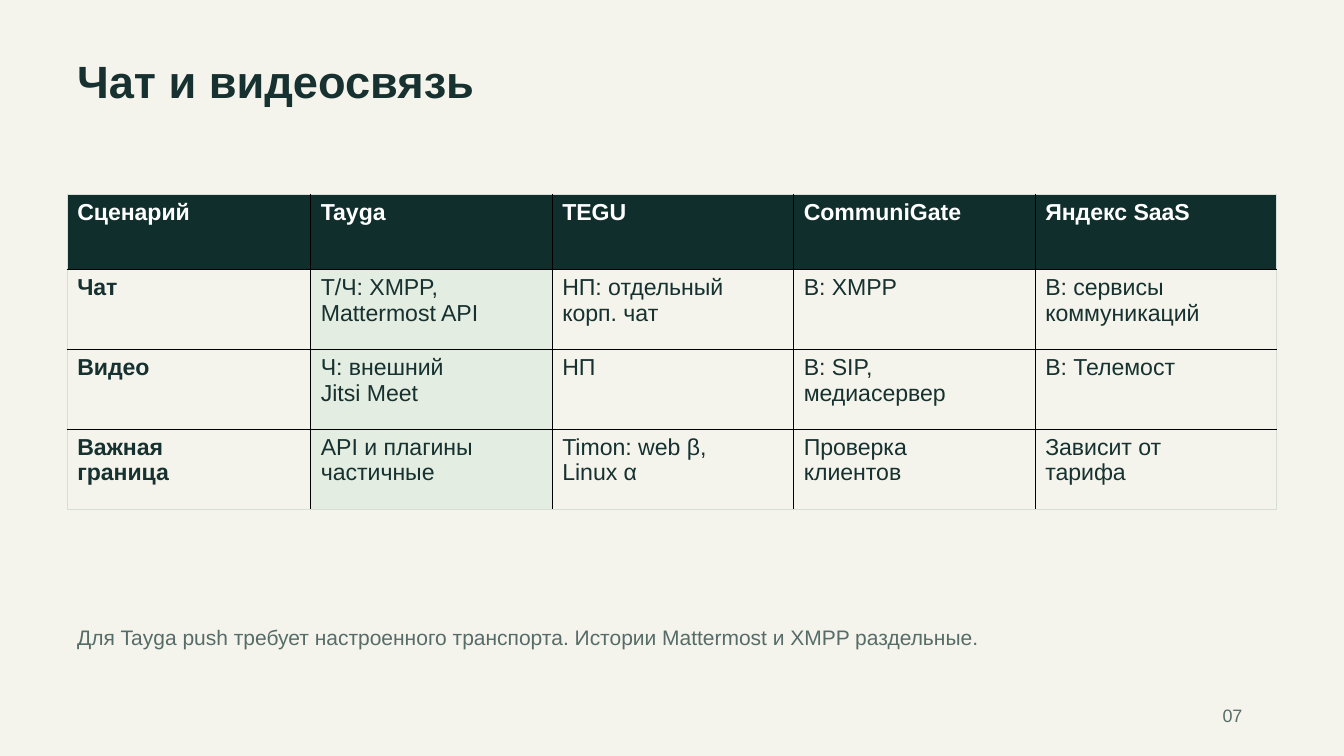
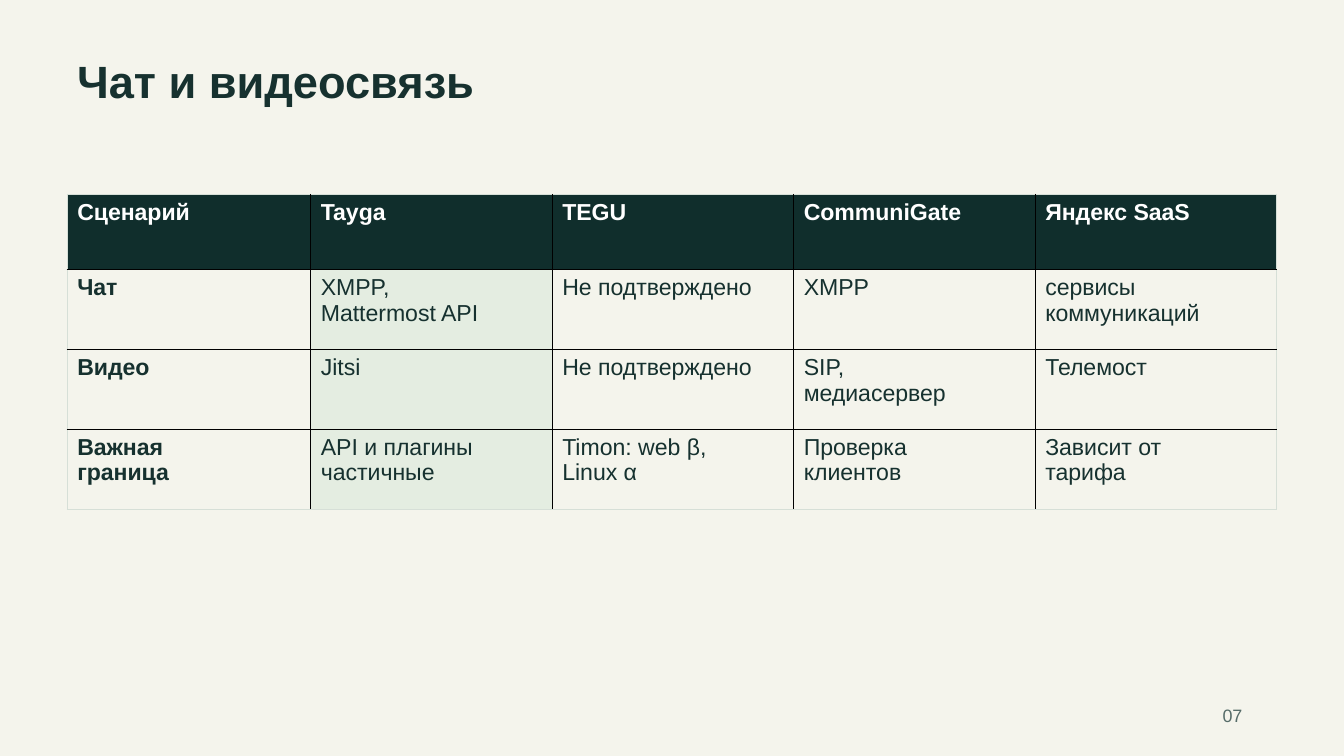
Before and after one commit to rkislov/tayga-mail-server, a slide deck: slide 7 of docs/presentations/tayga-competitors-2026-11-19.pptx. Drawn at 1344x756 pixels with LibreOffice and Linux fonts; fonts in the diff are those of the drawing. Boxes give left, top, right and bottom in pixels: in the first picture for what was removed or moved away, otherwise in the second. Text is boxed around its words. In the diff, an @@ line names an element or a change of style, - is before the commit and + after.

```diff
--- a/docs/presentations/tayga-competitors-2026-11-19.pptx
+++ b/docs/presentations/tayga-competitors-2026-11-19.pptx
@@ table at box(68, 195, 1279, 590) @@
-row 2: Чат | Т/Ч: XMPP, / Mattermost API | НП: отдельный / корп. чат | В: XMPP | В: сервисы / коммуникаций
+row 2: Чат | XMPP, / Mattermost API | Не подтверждено | XMPP | сервисы / коммуникаций
-row 3: Видео | Ч: внешний / Jitsi Meet | НП | В: SIP, / медиасервер | В: Телемост
+row 3: Видео | Jitsi | Не подтверждено | SIP, / медиасервер | Телемост
@@ text removed at box(77, 629, 978, 649) @@
-Для Tayga push требует настроенного транспорта. Истории Mattermost и XMPP раздельные.
```
Also in this commit, not shown: 9 other slides changed, 1 other file.
